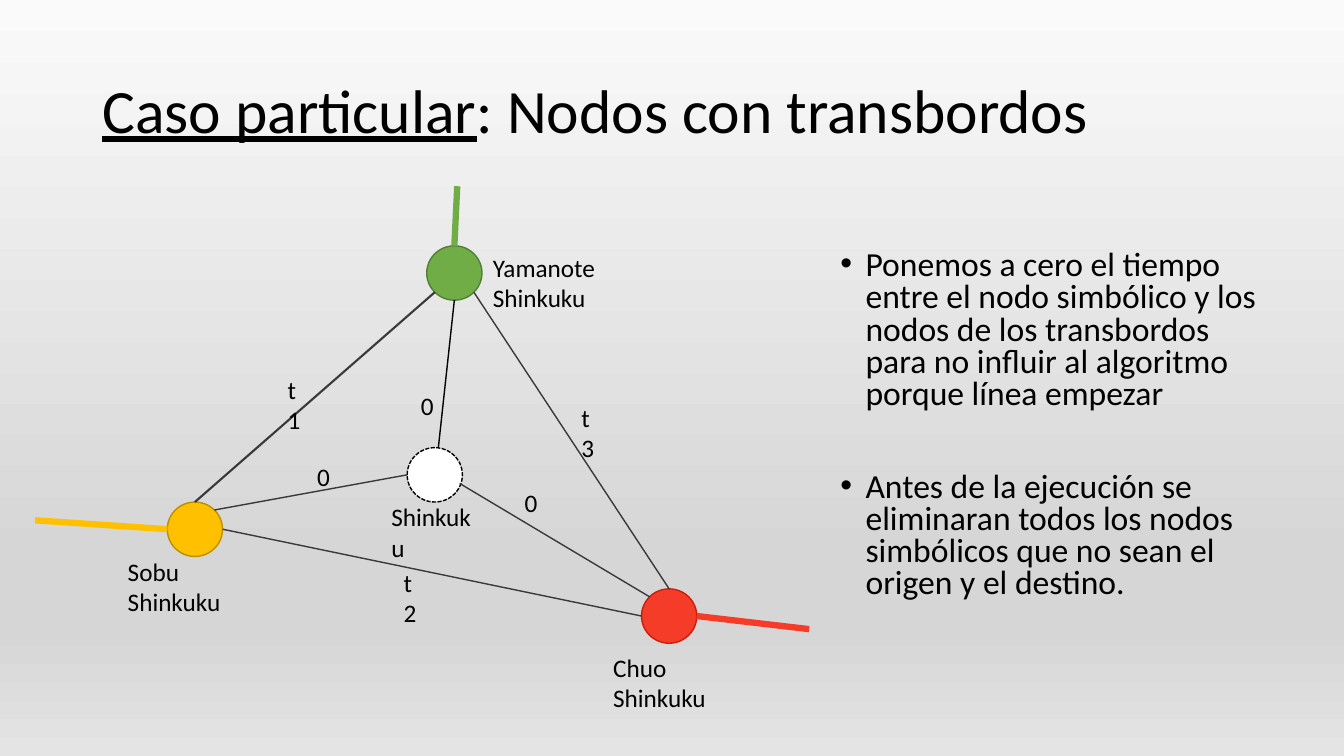
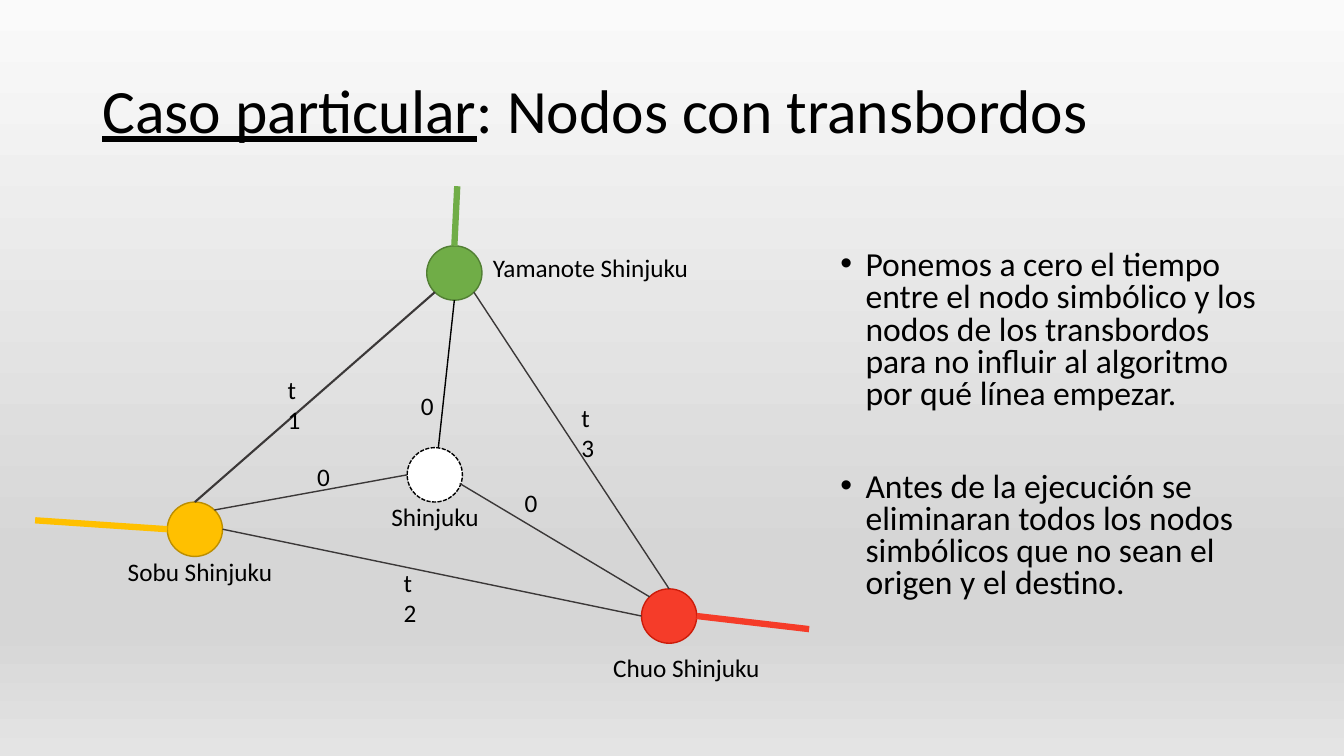
Before and after one commit to AGarciaCast/MetroJapon, a slide deck: slide 4 of PresentacionMetro.pptx. Drawn at 1344x756 pixels with LibreOffice and Linux fonts; fonts in the diff are those of the drawing. Boxes give left, top, right and bottom in pixels: in the first picture for what was removed or moved away, otherwise in the second. Text is boxed around its words. In the diff, an @@ line names an element or a change of style, - is before the commit and + after.

```diff
--- a/PresentacionMetro.pptx
+++ b/PresentacionMetro.pptx
@@ text at (x1=493, y1=259, x2=688, y2=282): text changed @@
-Yamanote Shinkuku
+Yamanote Shinjuku
@@ text at (x1=866, y1=252, x2=1256, y2=411): text changed @@
-• Ponemos a cero el tiempo entre el nodo simbólico y los nodos de los transbordos para no influir al algoritmo porque línea empezar
+• Ponemos a cero el tiempo entre el nodo simbólico y los nodos de los transbordos para no influir al algoritmo por qué línea empezar.
@@ text at (x1=391, y1=508, x2=478, y2=531): text changed @@
-Shinkuku
+Shinjuku
@@ text at (x1=128, y1=563, x2=272, y2=586): text changed @@
-Sobu Shinkuku
+Sobu Shinjuku
@@ text at (x1=613, y1=659, x2=759, y2=682): text changed @@
-Chuo Shinkuku
+Chuo Shinjuku
```
Also in this commit, not shown: 8 other slides changed.
